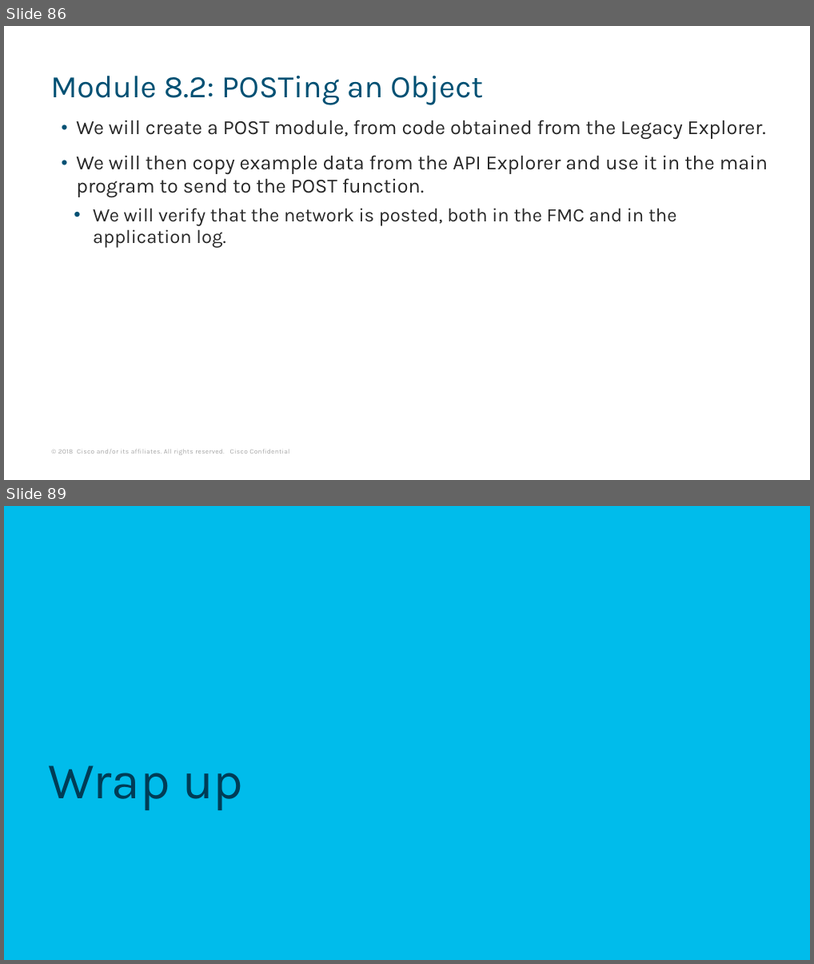
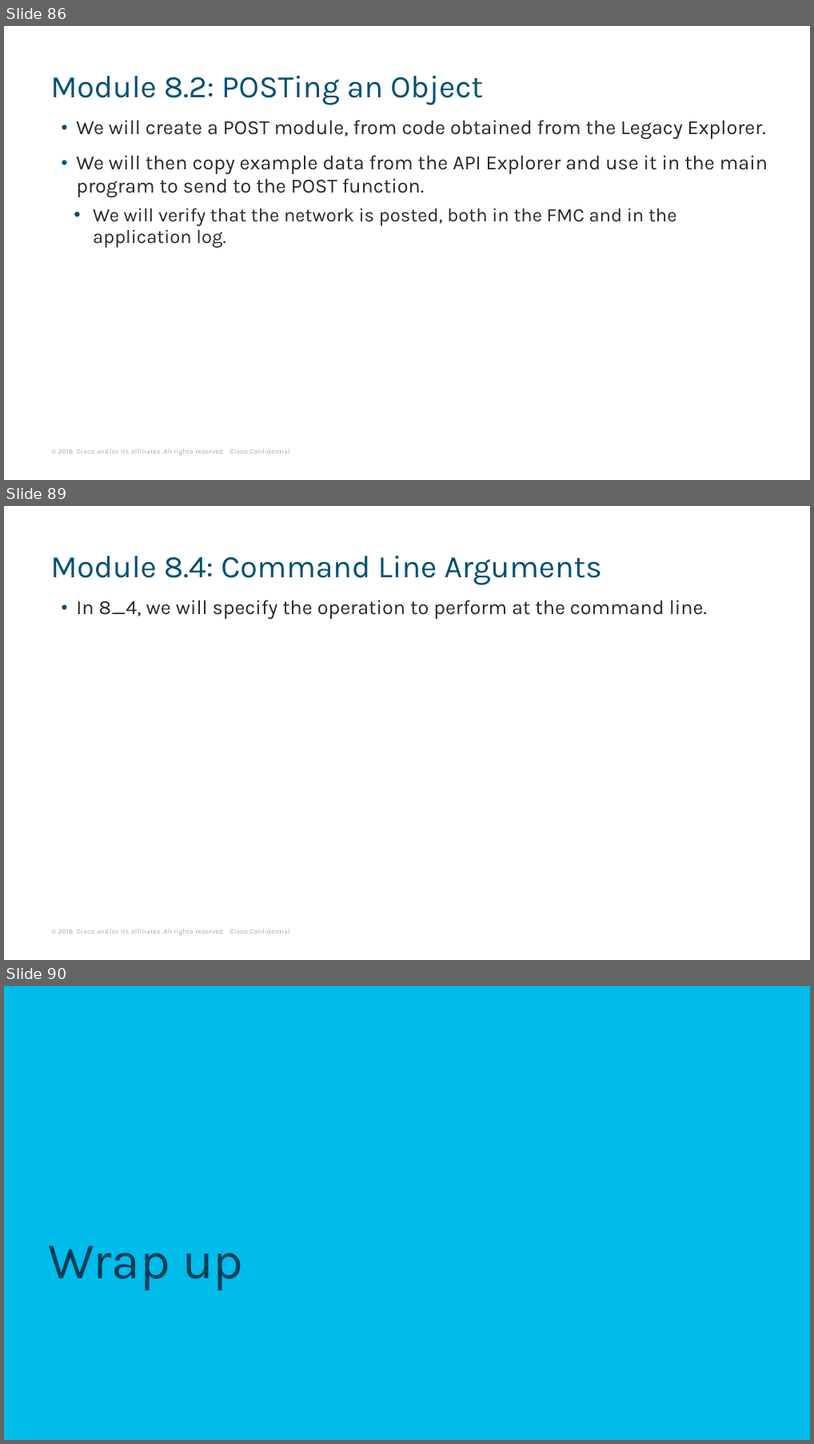
Before and after one commit to rclenden/FMCAPI, a slide deck: Docs/FMC API Programming with Python v1.2.pptx. Shown one above the other, each under a label of ours: slides 86 and 89 before the commit, slides 86, 89 and 90 after it; the slides between them are not shown. The pictures are 814x964 and 814x1444 pixels, drawn with LibreOffice and Linux fonts; fonts in the diff are those of the drawing. Boxes give left, top, right and bottom in pixels: in the first picture for what was removed or moved away, otherwise in the second. Text is boxed around its words. In the diff, an @@ line names an element or a change of style, - is before the commit and + after.

```diff
--- a/Docs/FMC API Programming with Python v1.2.pptx
+++ b/Docs/FMC API Programming with Python v1.2.pptx
@@ slide 89 added at (x1=4, y1=506, x2=810, y2=960), background #FFFFFF; not listed: 1 template element that a slide beside it also shows @@
@@ title added at (x1=50, y1=556, x2=602, y2=585), 28 pt, text #005073 @@
+Module 8.4: Command Line Arguments
@@ text added at (x1=76, y1=600, x2=707, y2=619), 18 pt, text #282828 @@
+• In 8_4, we will specify the operation to perform at the command line.
@@ what was slide 89 is now slide 90 @@
```
Also in this commit, not shown: 3 slides changed, 2 other files.
